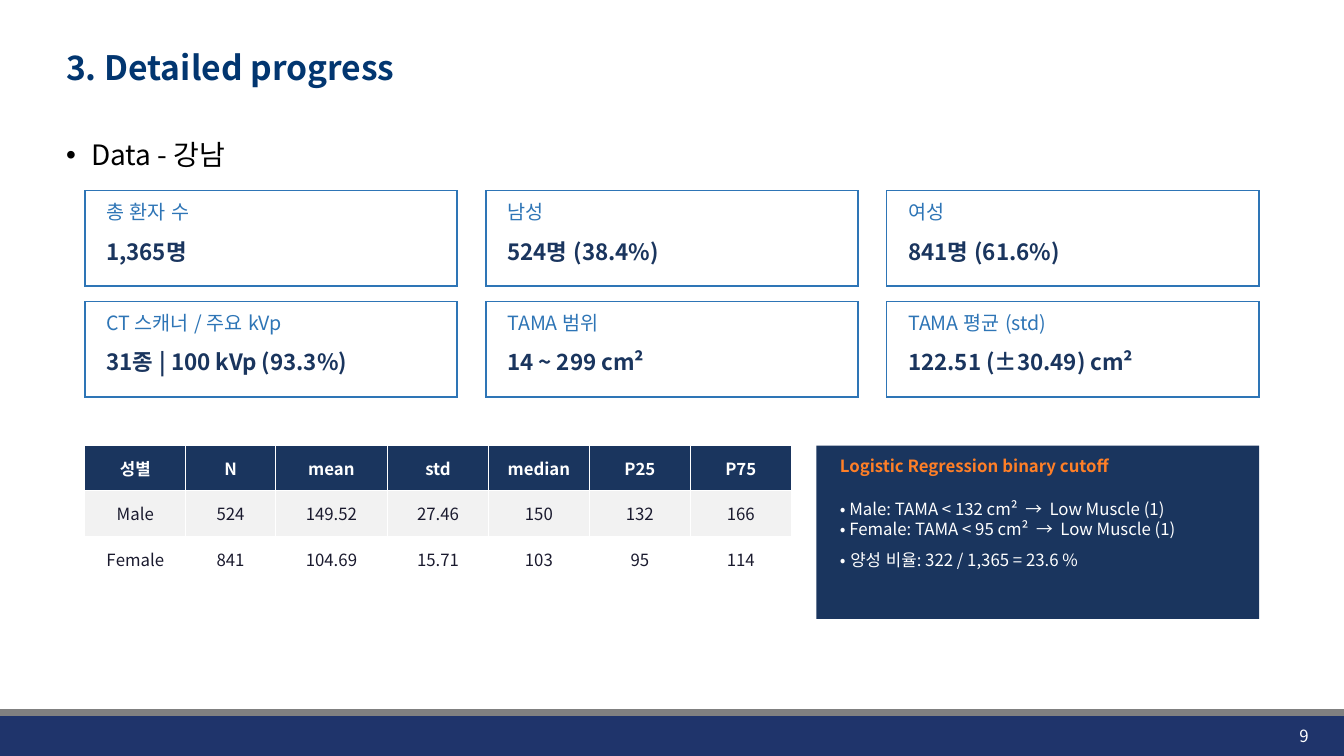
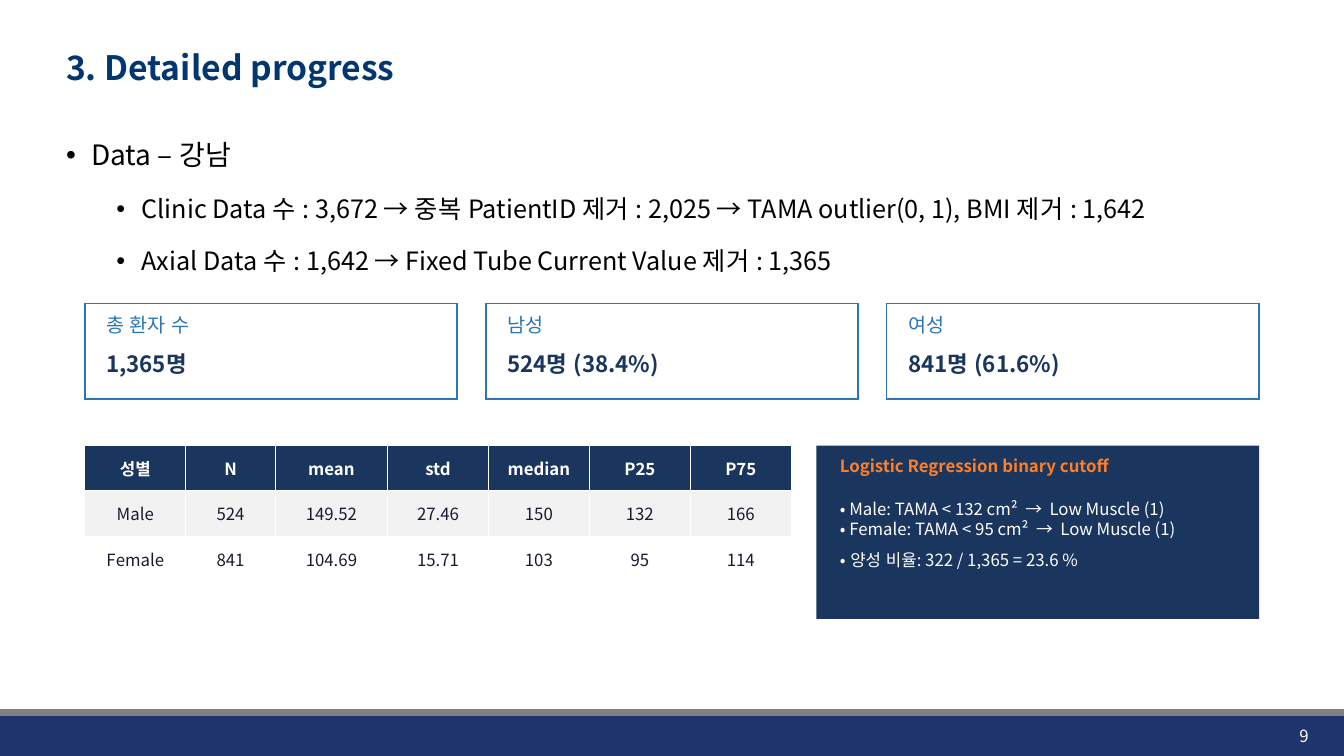
Before and after one commit to JHWannabe/2026-1_Study, a slide deck: slide 9 of 연구자료/260430_Linear_Logistic_Regression.pptx. Drawn at 1344x756 pixels with LibreOffice and Linux fonts; fonts in the diff are those of the drawing; background and template pictures are left out. Boxes give left, top, right and bottom in pixels: in the first picture for what was removed or moved away, otherwise in the second. Text is boxed around its words. In the diff, an @@ line names an element or a change of style, - is before the commit and + after.

```diff
--- a/연구자료/260430_Linear_Logistic_Regression.pptx
+++ b/연구자료/260430_Linear_Logistic_Regression.pptx
@@ text at box(91, 141, 1146, 275): text changed; size 20 to 18 pt @@
-• Data - 강남
+• Data – 강남
+  • Clinic Data 수 : 3,672 → 중복 PatientID 제거 : 2,025 → TAMA outlier(0, 1), BMI 제거 : 1,642
+  • Axial Data 수 : 1,642 → Fixed Tube Current Value 제거 : 1,365
@@ 3 rectangles: place and size @@
-3 rectangles at box(85, 191, 1259, 286)
+3 rectangles at box(85, 303, 1259, 399)
@@ 6 texts: place and size @@
-6 texts at box(106, 202, 1060, 265)
+6 texts at box(106, 315, 1060, 377)
@@ group removed at box(85, 301, 1259, 397): 6 texts, 3 rectangles @@
-CT 스캐너 / 주요 kVp
-31종 | 100 kVp (93.3%)
-TAMA 범위
-14 ~ 299 cm²
-TAMA 평균 (std)
-122.51 (±30.49) cm²
```
Also in this commit, not shown: 7 other slides changed, 9 slides removed, 4 other files.
